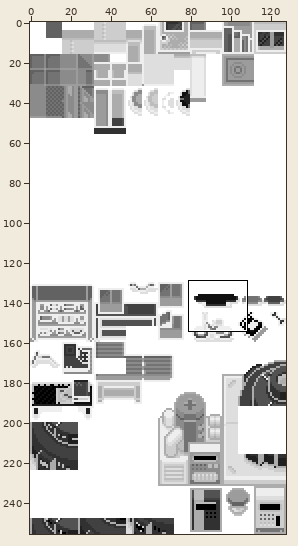
One commit to this sprite sheet: pokeemerald/data/tilesets/secondary/bike_shop/tiles.png. The picture above shows the old version from afar; the outline marks the close-up.
Close-up. The starting point:
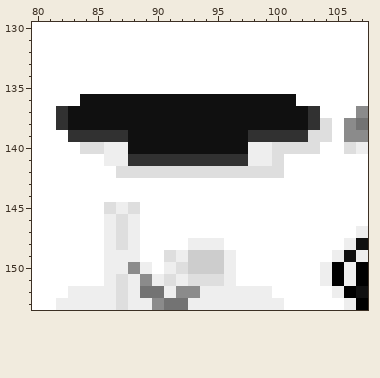
The file is 128x256 pixels. Shown: x 80..107, y 130..153.
And afterwards:
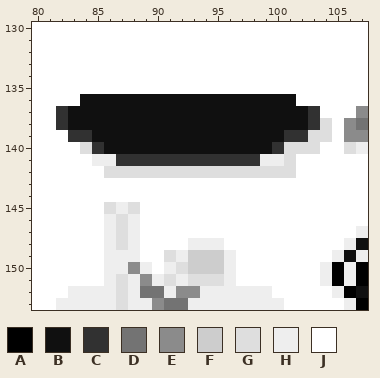
Palette (. is transparent): A #000000  B #101010  C #313131  D #737373  E #8b8b8b  F #cdcdcd  G #dedede  H #eeeeee  J #ffffff
What changed:
Colour C gives way to colour B in row 139 at x 85 to 87 and 98 to 100.
Colour H gives way to colour B in row 140 at x 86 to 87 and 98 to 99.
Colour G gives way to colour C in row 140 at x 85 and 100.
Colour H gives way to colour C in row 141 at x 87 and 98.
Colour J gives way to colour G in row 141 at x 101; in row 142 at x 86 and 101.
Colour G gives way to colour H in row 141 at x 100.
Colour J gives way to colour H in row 141 at x 85.
Boxes around the changes in both close-ups, in picture pixels (x1, y1, x2, y2):
changed: (92, 130, 128, 178)
changed: (248, 130, 296, 178)
